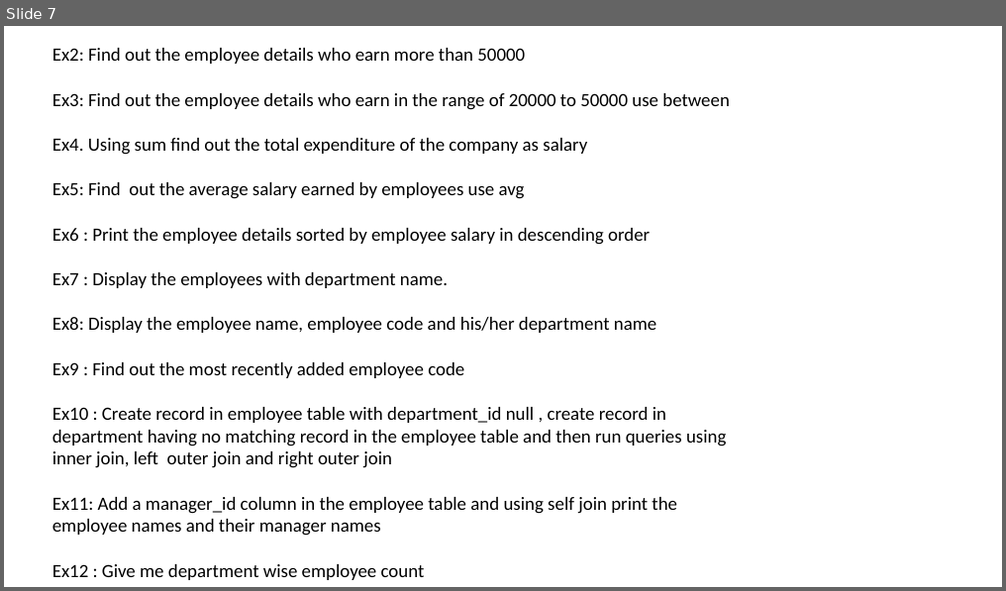
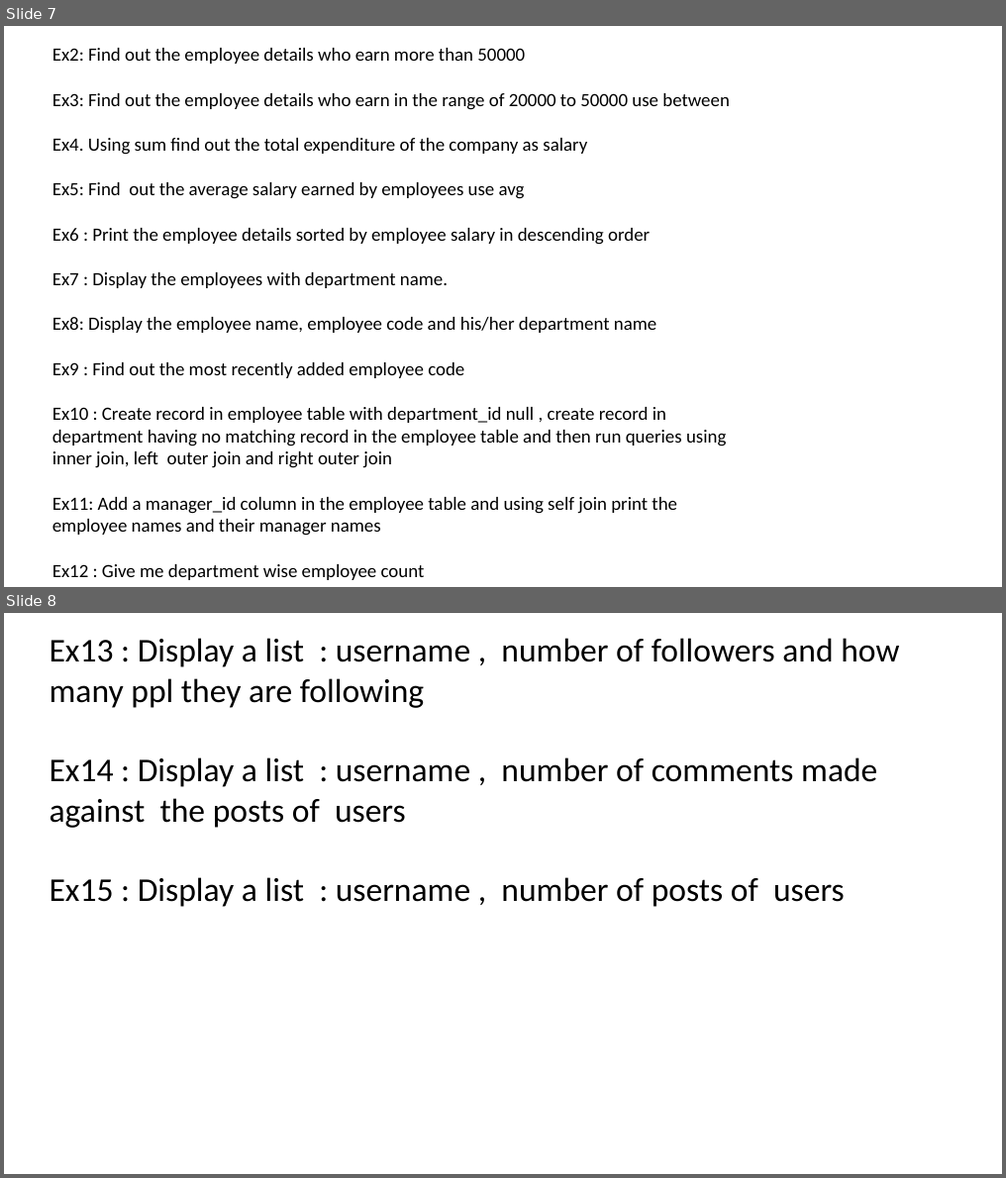
Before and after one commit to jayanta1971/capgeminisept25, a slide deck: day2_22_9_25/day2_22_9_25.pptx. Shown one above the other, each under a label of ours: slide 7 before the commit, slides 7 and 8 after it. The pictures are 1006x591 and 1006x1178 pixels, drawn with LibreOffice and Linux fonts; fonts in the diff are those of the drawing. Boxes give left, top, right and bottom in pixels: in the first picture for what was removed or moved away, otherwise in the second. Text is boxed around its words. In the diff, an @@ line names an element or a change of style, - is before the commit and + after.

```diff
--- a/day2_22_9_25/day2_22_9_25.pptx
+++ b/day2_22_9_25/day2_22_9_25.pptx
@@ slide 8 added at [4, 613, 1002, 1174], background #FFFFFF @@
@@ text added at [50, 638, 899, 907], 32 pt, text #000000 @@
+Ex13 : Display a list : username , number of followers and how many ppl they are following
+Ex14 : Display a list : username , number of comments made against the posts of users
+Ex15 : Display a list : username , number of posts of users
```
Also in this commit, not shown: 2 other slides added.
